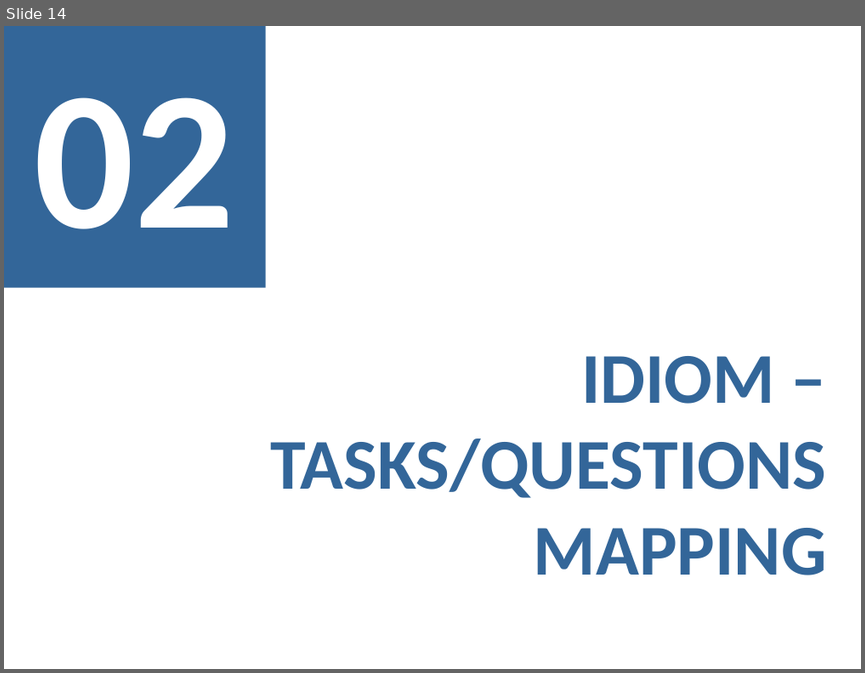
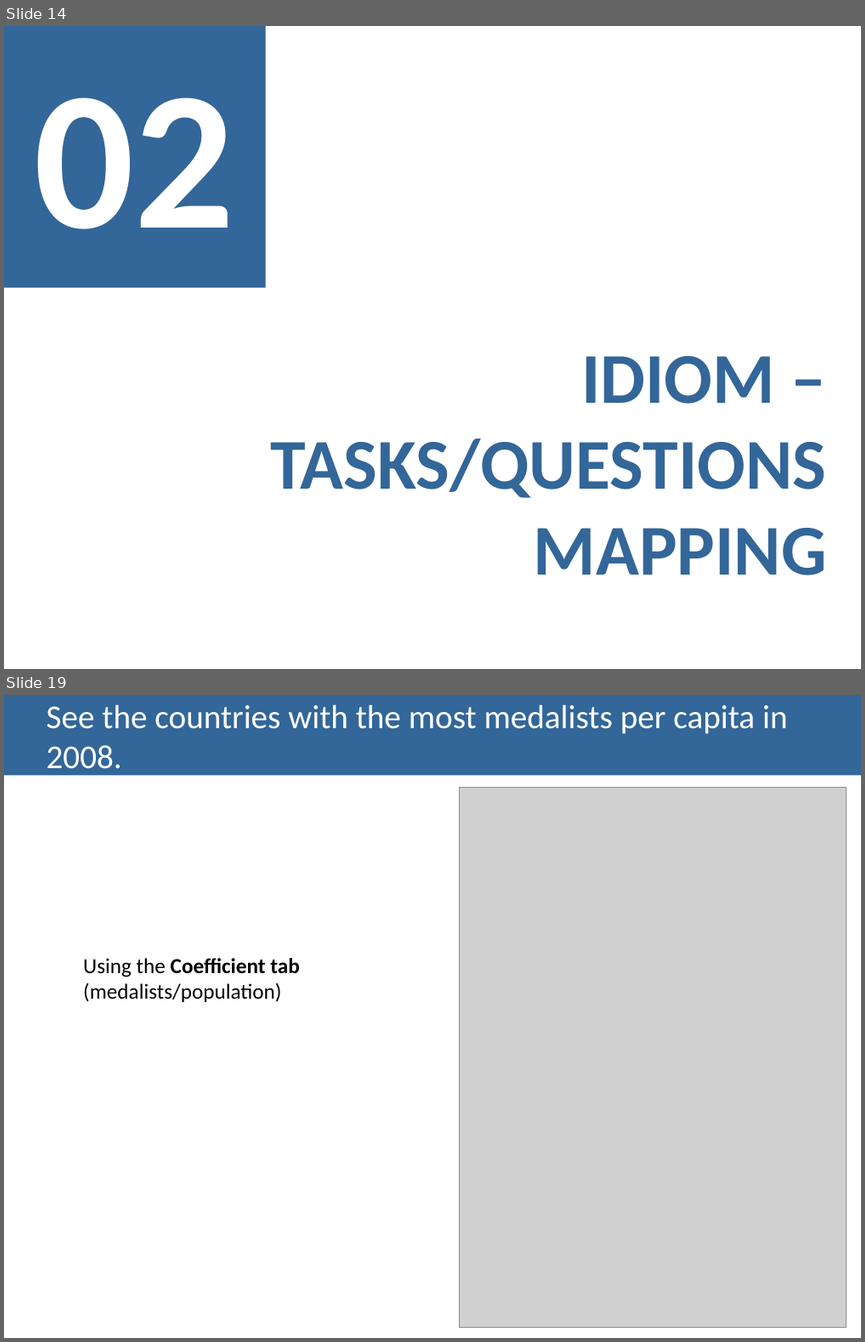
Before and after one commit to carboned4/V_I_2015_1, a slide deck: checkpoint3/G01A - Presentation 3.pptx. Shown one above the other, each under a label of ours: slide 14 before the commit, slides 14 and 19 after it; the slides between them are not shown. The pictures are 865x673 and 865x1342 pixels, drawn with LibreOffice and Linux fonts; fonts in the diff are those of the drawing; grey boxes stand for pictures. Boxes give left, top, right and bottom in pixels: in the first picture for what was removed or moved away, otherwise in the second. Text is boxed around its words. In the diff, an @@ line names an element or a change of style, - is before the commit and + after.

```diff
--- a/checkpoint3/G01A - Presentation 3.pptx
+++ b/checkpoint3/G01A - Presentation 3.pptx
@@ slide 19 added at box(4, 695, 861, 1338), background #FFFFFF @@
@@ title added at box(4, 695, 861, 776), fill #336699, 28 pt, text #FFFFFF @@
+See the countries with the most medalists per capita in 2008.
@@ picture added at box(459, 787, 846, 1327) @@
@@ text added at box(83, 958, 299, 1002), 18 pt, text #000000 @@
+Using the Coefficient tab (medalists/population)
```
Also in this commit, not shown: 6 other slides added, 2 slides removed.
